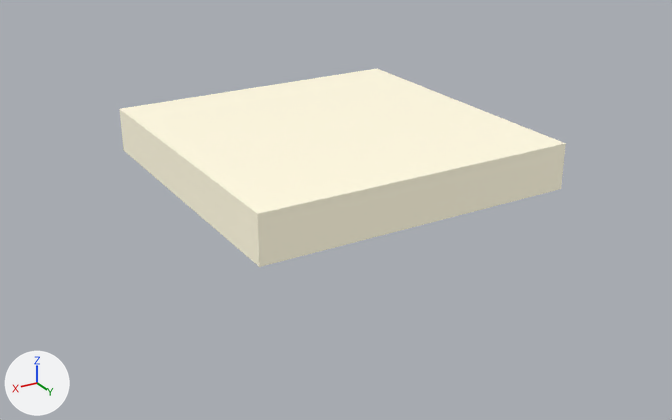
The glTF model assets/obstacles/platform_extra_large.glb, before and after one commit.
Before and after are seen from a camera (50 mm lens) standing at (17.93, 27.05, 9.79) and looking at (5.76, 6.77, -0.35). Every picture has the same lights, and +X, +Y and +Z are marked at lower left. The first picture is the older version. Where no turn or scale is listed for an object, it has been applied to the vertices. Vertices at exactly the same position are counted once.

The scene before the commit, as lines of its bpy script (objects in view):
```python
me_platformextralarge_platform_convcol = bpy.data.meshes.new('PlatformExtraLarge_Platform-convcol')
me_platformextralarge_platform_convcol.from_pydata(...)  # a box spanning x -4.72..4.72, y -4.72..4.72, z 0.0..1.35
me_platformextralarge_platform_convcol.materials.append(mat_obstaclecream)  # pale yellow #fff9df
ob_platformextralarge_platform_convcol = bpy.data.objects.new('PlatformExtraLarge_Platform-convcol', me_platformextralarge_platform_convcol)
ob_platformextralarge_platform_convcol.location = (4.73, 4.73, 0.0)
```
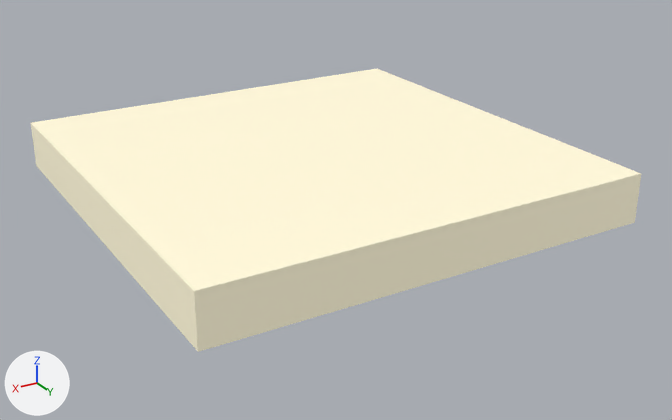
Pixel boxes (x1, y1, x2, y2) of what changed, in the pictures (672 x 420 px):
'PlatformExtraLarge_Platform-convcol', reshaped, moved (37% wider, 43% taller)
    before: (120, 69, 566, 267)
    after: (31, 69, 641, 352)

What the commit changed:
me_platformextralarge_platform_convcol is used by ob_platformextralarge_platform_convcol; location (4.73, 4.73, 0.0).
me_platformextralarge_platform_convcol had 8 vertices, 12 faces and spanned x -4.72..4.72, y -4.72..4.72, z 0.0..1.35.
me_platformextralarge_platform_convcol now has 8 vertices, 12 faces and spans x 0.0..12.15, y 0.0..12.15, z 0.0..1.35.
Part 1, on me_platformextralarge_platform_convcol:
Vertex 0 of me_platformextralarge_platform_convcol moves from (-4.72, -4.72, 0.0) to (0.0, 0.0, 0.0).
Vertex 1 of me_platformextralarge_platform_convcol moves from (4.72, -4.72, 0.0) at pixel (123, 150) to (12.15, 0.0, 0.0) at pixel (36, 165).
Vertex 2 of me_platformextralarge_platform_convcol moves from (4.72, 4.72, 0.0) at pixel (259, 266) to (12.15, 12.15, 0.0) at pixel (198, 351).
Vertex 3 of me_platformextralarge_platform_convcol moves from (-4.72, 4.72, 0.0) at pixel (561, 189) to (0.0, 12.15, 0.0) at pixel (634, 222).
Vertex 4 of me_platformextralarge_platform_convcol moves from (-4.72, -4.72, 1.35) at pixel (377, 68) to (0.0, 0.0, 1.35) at pixel (377, 68).
Vertex 5 of me_platformextralarge_platform_convcol moves from (4.72, -4.72, 1.35) at pixel (119, 108) to (12.15, 0.0, 1.35) at pixel (30, 122).
Vertex 6 of me_platformextralarge_platform_convcol moves from (4.72, 4.72, 1.35) at pixel (257, 213) to (12.15, 12.15, 1.35) at pixel (193, 291).
Vertex 7 of me_platformextralarge_platform_convcol moves from (-4.72, 4.72, 1.35) at pixel (565, 143) to (0.0, 12.15, 1.35) at pixel (641, 173).
Object 'PlatformExtraLarge_Platform-convcol' (ob_platformextralarge_platform_convcol) moves from (4.73, 4.73, 0.0) to (0.0, 0.0, 0.0).
